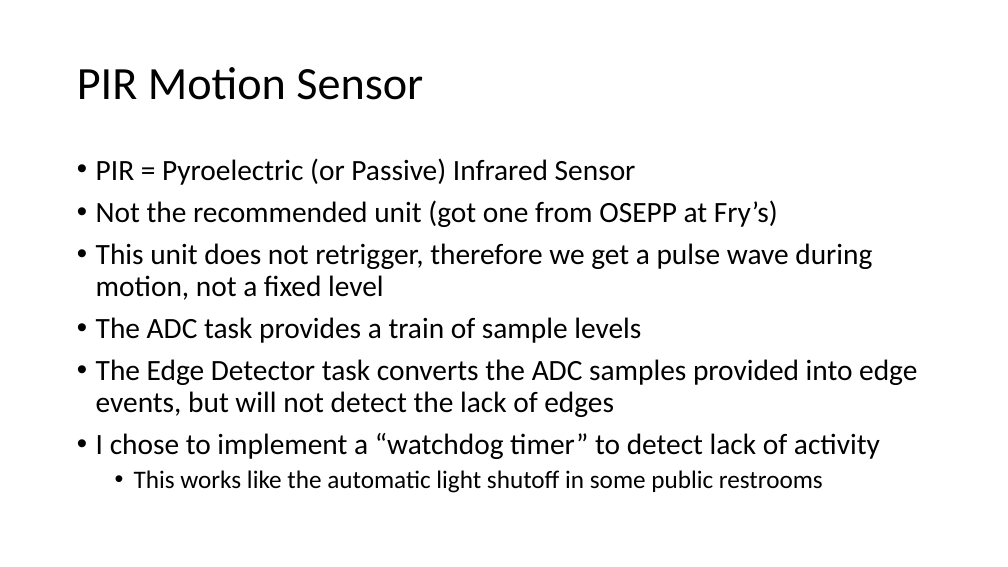
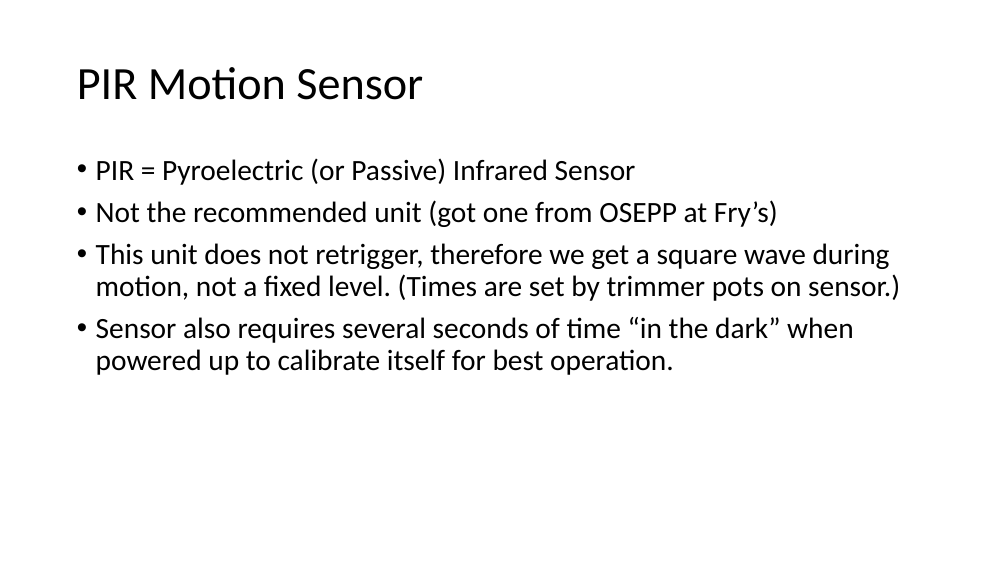
Before and after one commit to EmbeddedSystemClass/FinalProject5381, a slide deck: slide 22 of Final Project 5381.pptx (slide 13 before the commit). Drawn at 1008x567 pixels with LibreOffice and Linux fonts; fonts in the diff are those of the drawing. Boxes give left, top, right and bottom in pixels: in the first picture for what was removed or moved away, otherwise in the second. Text is boxed around its words. In the diff, an @@ line names an element or a change of style, - is before the commit and + after.

```diff
--- a/Final Project 5381.pptx
+++ b/Final Project 5381.pptx
@@ text at box(96, 243, 900, 375): text changed @@
-• This unit does not retrigger, therefore we get a pulse wave during motion, not a fixed level
-• The ADC task provides a train of sample levels
-• The Edge Detector task converts the ADC samples provided into edge events, but will not detect the lack of edges
-• I chose to implement a “watchdog timer” to detect lack of activity
-  • This works like the automatic light shutoff in some public restrooms
+• This unit does not retrigger, therefore we get a square wave during motion, not a fixed level. (Times are set by trimmer pots on sensor.)
+• Sensor also requires several seconds of time “in the dark” when powered up to calibrate itself for best operation.
```
Also in this commit, not shown: 8 other slides changed, 18 slides added.
